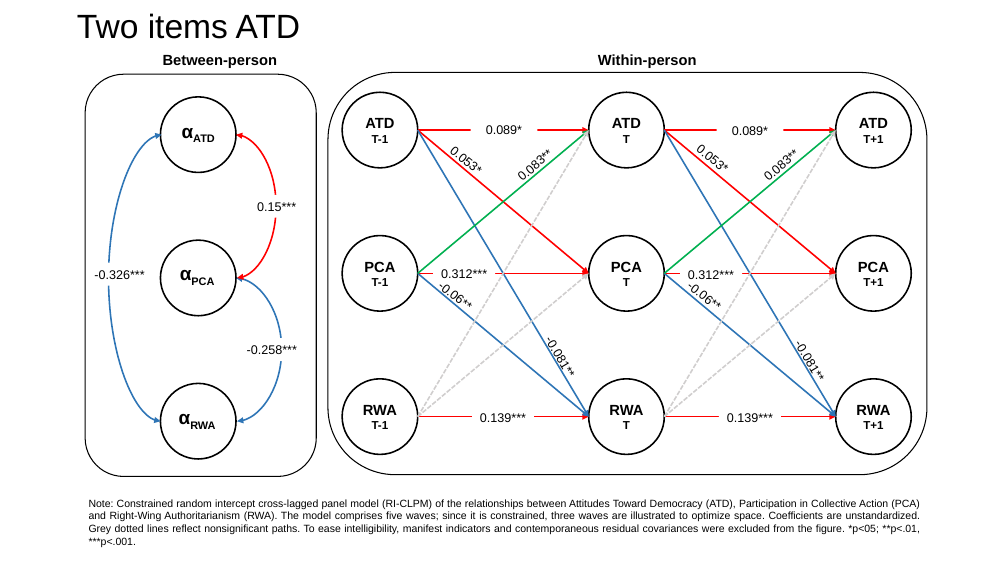
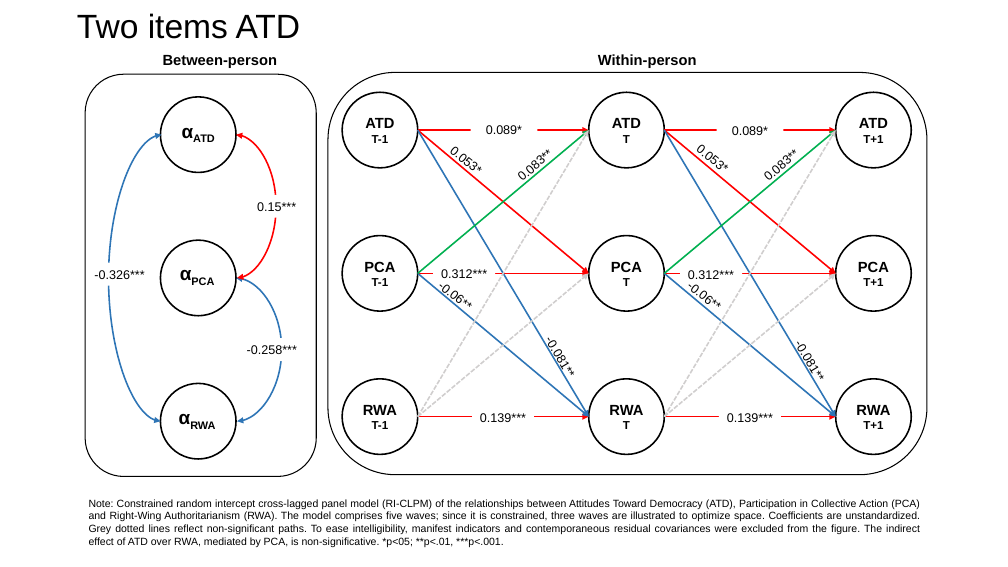
Before and after one commit to pjcarozzi/rwa-pca-atd, a slide deck: slide 3 of 2_output/4_figures_and_tables/Figures.pptx (slide 2 before the commit). Drawn at 1008x567 pixels with LibreOffice and Linux fonts; fonts in the diff are those of the drawing. Boxes give left, top, right and bottom in pixels: in the first picture for what was removed or moved away, otherwise in the second. Text is boxed around its words. In the diff, an @@ line names an element or a change of style, - is before the commit and + after.

```diff
--- a/2_output/4_figures_and_tables/Figures.pptx
+++ b/2_output/4_figures_and_tables/Figures.pptx
@@ text at bbox=[89, 499, 921, 547]: text changed @@
-Note: Constrained random intercept cross-lagged panel model (RI-CLPM) of the relationships between Attitudes Toward Democracy (ATD), Participation in Collective Action (PCA) and Right-Wing Authoritarianism (RWA). The model comprises five waves; since it is constrained, three waves are illustrated to optimize space. Coefficients are unstandardized. Grey dotted lines reflect nonsignificant paths. To ease intelligibility, manifest indicators and contemporaneous residual covariances were excluded from the figure. *p<05; **p<.01, ***p<.001.
+Note: Constrained random intercept cross-lagged panel model (RI-CLPM) of the relationships between Attitudes Toward Democracy (ATD), Participation in Collective Action (PCA) and Right-Wing Authoritarianism (RWA). The model comprises five waves; since it is constrained, three waves are illustrated to optimize space. Coefficients are unstandardized. Grey dotted lines reflect non-significant paths. To ease intelligibility, manifest indicators and contemporaneous residual covariances were excluded from the figure. The indirect effect of ATD over RWA, mediated by PCA, is non-significative. *p<05; **p<.01, ***p<.001.
```
Also in this commit, not shown: 1 other slide changed, 1 slide added, 3 other files.
